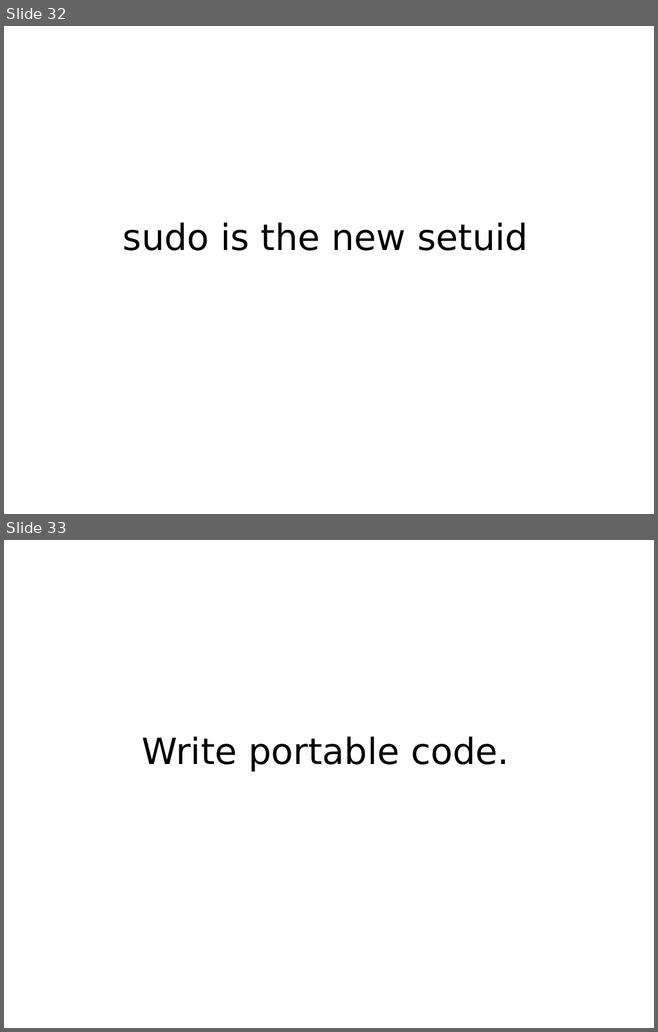
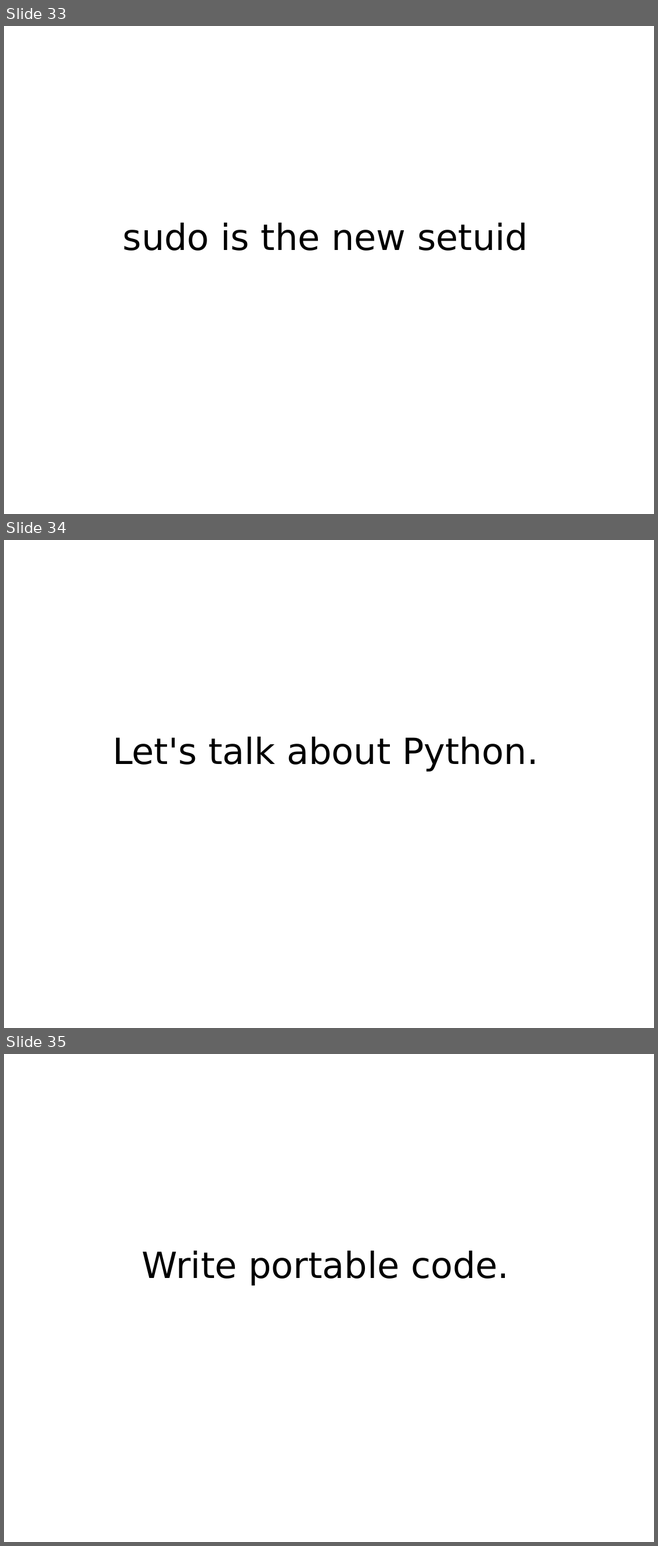
Before and after one commit to mkohler/embedded_python_presentation, a slide deck: embedded_python.odp. Shown one above the other, each under a label of ours: slides 32 and 33 before the commit, slides 33, 34 and 35 after it. The pictures are 658x1032 and 658x1546 pixels, drawn with LibreOffice and Linux fonts; fonts in the diff are those of the drawing. Boxes give left, top, right and bottom in pixels: in the first picture for what was removed or moved away, otherwise in the second. Text is boxed around its words. In the diff, an @@ line names an element or a change of style, - is before the commit and + after.

```diff
--- a/embedded_python.odp
+++ b/embedded_python.odp
@@ slide 34 added at bbox=[4, 540, 654, 1028], background #FFFFFF @@
@@ title added at bbox=[112, 736, 538, 771], 44 pt, text #000000 @@
+Let's talk about Python.
@@ what was slide 32 is now slide 33 @@
@@ what was slide 33 is now slide 35 @@
```
Also in this commit, not shown: 1 slide changed, 2 other slides added, 1 slide removed.
